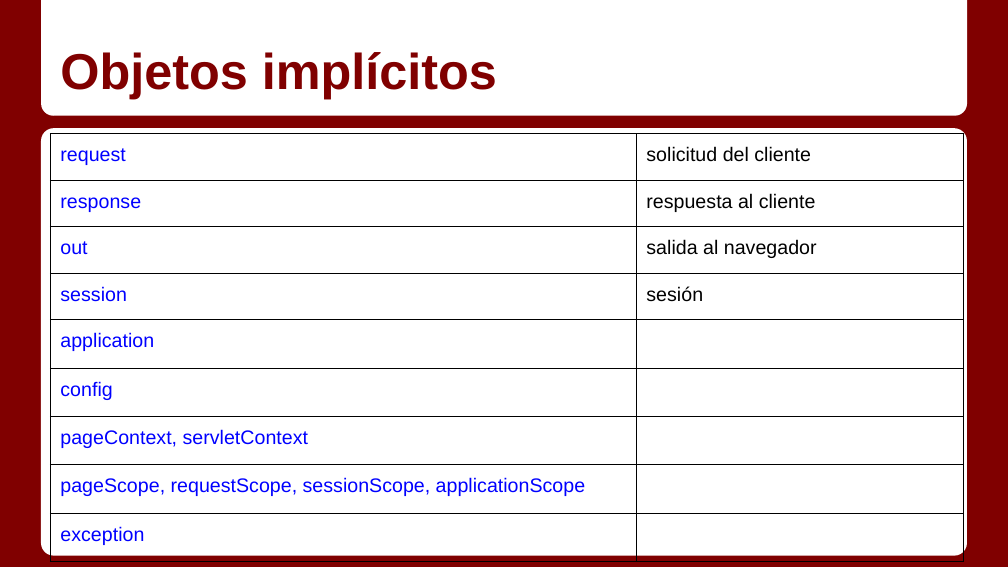
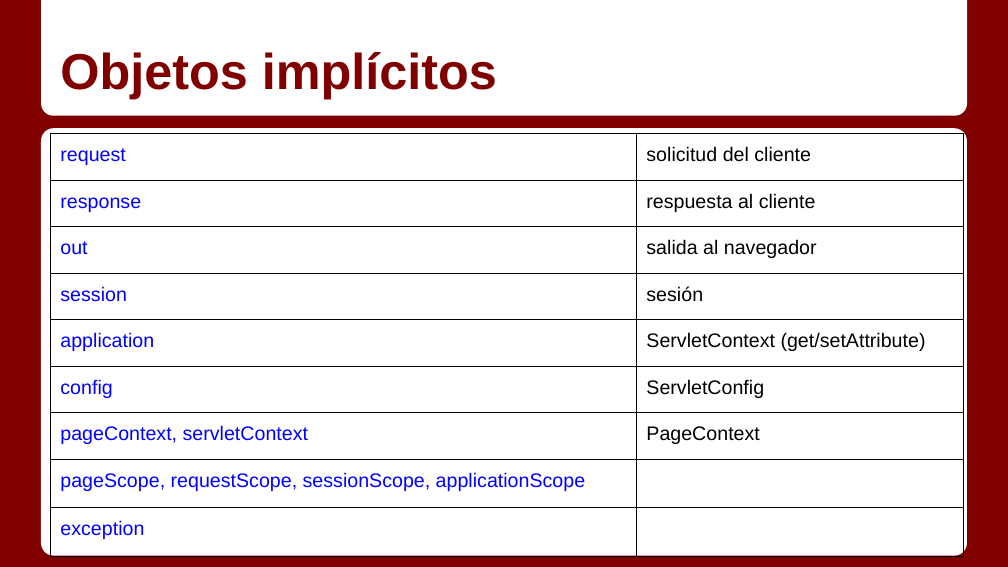
Before and after one commit to Gmuela/Apuntes, a slide deck: slide 25 of Servidor/Temas/2_0 - JSP y JSTL.pptx. Drawn at 1008x567 pixels with LibreOffice and Linux fonts; fonts in the diff are those of the drawing. Boxes give left, top, right and bottom in pixels: in the first picture for what was removed or moved away, otherwise in the second. Text is boxed around its words. In the diff, an @@ line names an element or a change of style, - is before the commit and + after.

```diff
--- a/Servidor/Temas/2_0 - JSP y JSTL.pptx
+++ b/Servidor/Temas/2_0 - JSP y JSTL.pptx
@@ table at (50,134,963,543) @@
-row 5, column 2: 
+row 5, column 2: ServletContext (get/setAttribute)
-row 6, column 2: 
+row 6, column 2: ServletConfig
-row 7, column 2: 
+row 7, column 2: PageContext
```
Also in this commit, not shown: 4 other slides changed, 8 other files.
